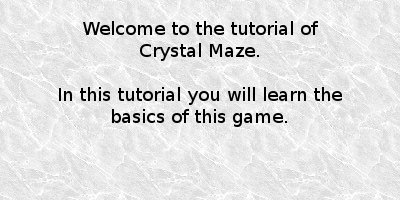
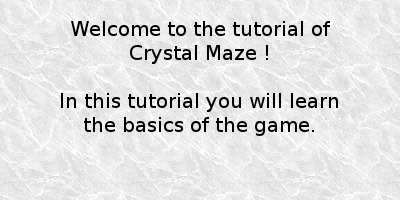
Layer changes from the first 400px x 200px image to the second:
renamed "Calque Copié" to "Welcome to the tutorial of Cry...", painted on it over [59, 21, 342, 136]
